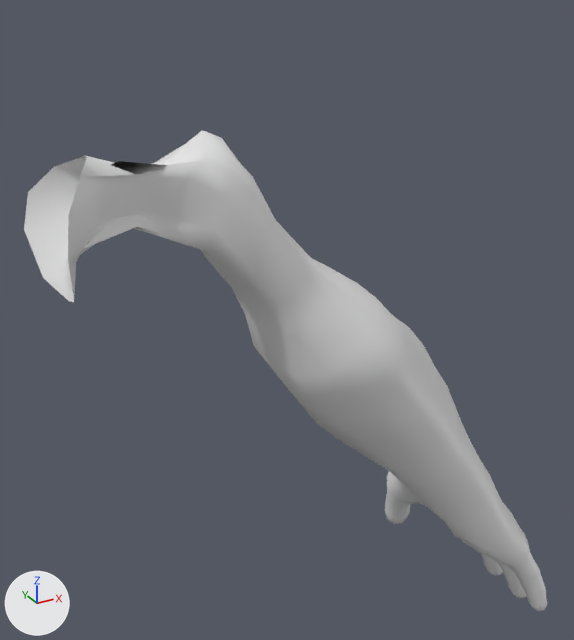
The FBX model Assets/Content/3Dmodels/Bodies/Humans/Males/Strong/3Dmodel_Body_Human_Male_Strong_ArmRight.fbx: old version first, new version second.
The view is the same before and after, from a camera (50 mm lens) standing at (0.026, -0.604, 1.564) and looking at (0.383, 0.046, 1.238). Every picture has the same lights, and +X, +Y and +Z are marked at lower left. The older version comes first. Both versions are drawn at full value of the shape key 'BlendShape_Sleeves_RolledUp' of 'Body_Human_Male_Strong_ArmRight'; the numbers are the values there.

Script lines for the objects in view, before the commit:
```python
me_body_human_male_strong_armright = bpy.data.meshes.new('Body_Human_Male_Strong_ArmRight')
me_body_human_male_strong_armright.from_pydata(...)  # 765 vertices, 790 faces; spans x -0.683..-0.14, y -0.111..0.108, z 0.829..1.447
ob_body_human_male_strong_armright = bpy.data.objects.new('Body_Human_Male_Strong_ArmRight', me_body_human_male_strong_armright)
ob_body_human_male_strong_armright.location = (0.0, 0.0, 0.0)
ob_body_human_male_strong_armright.rotation_euler = (0.0, 0.0, 3.142)  # degrees (0, 0, 180)
```
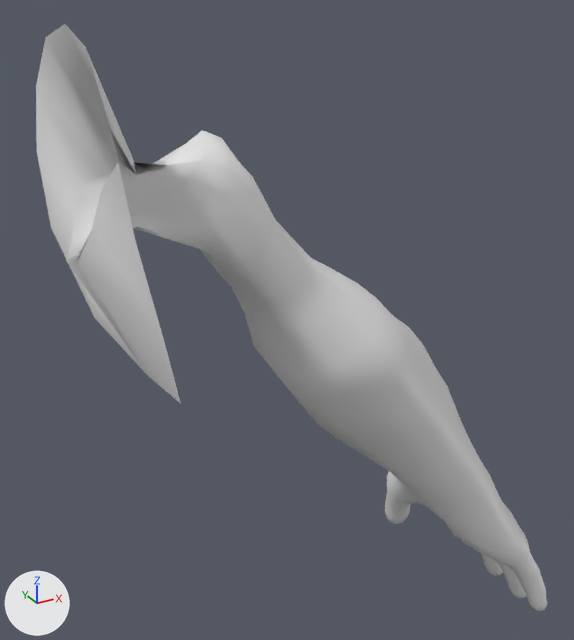
Boxes [x1, y1, x2, y2] around the edits, measured in the pictures (574 x 640 px; the box of a moved part takes in the faces that stretch with it):
```json
{"object": "Body_Human_Male_Strong_ArmRight", "change": "reshaped", "before": [24, 130, 547, 611], "after": [36, 24, 547, 611], "on screen": "22% taller"}
{"part": 1, "of": "me_body_human_male_strong_armright", "change": "moved or reshaped", "before": [24, 155, 136, 302], "after": [36, 24, 181, 403]}
```

Scene script edits in JSON lines:
```json
{"block": "me_body_human_male_strong_armright", "where": "# used by ob_body_human_male_strong_armright; location = (0.0, 0.0, 0.0); rotation_euler = (0.0, 0.0, 3.142), in degrees (0, 0, 180)"}
{"op": "remove", "block": "me_body_human_male_strong_armright", "code": "me_body_human_male_strong_armright.from_pydata(...)  # 765 vertices, 790 faces; spans x -0.683..-0.14, y -0.111..0.108, z 0.829..1.447"}
{"op": "add", "block": "me_body_human_male_strong_armright", "code": "me_body_human_male_strong_armright.from_pydata(...)  # 765 vertices, 790 faces; spans x -0.683..-0.156, y -0.135..0.133, z 0.829..1.53"}
{"block": "me_body_human_male_strong_armright", "change": "me_body_human_male_strong_armright part 1"}
{"op": "set", "path": "me_body_human_male_strong_armright.vertices[737].co", "old": "(-0.152, 0.041, 1.37)", "new": "(-0.189, 0.133, 1.334)", "note": "pixel (68, 258) -> pixel (163, 338)"}
{"op": "set", "path": "me_body_human_male_strong_armright.vertices[738].co", "old": "(-0.18, 0.009, 1.437)", "new": "(-0.175, 0.012, 1.53)", "note": "pixel (84, 155) -> pixel (65, 23)"}
{"op": "set", "path": "me_body_human_male_strong_armright.vertices[739].co", "old": "(-0.17, 0.03, 1.426)", "new": "(-0.171, 0.112, 1.473)", "note": "pixel (80, 176) -> pixel (110, 128)"}
{"op": "set", "path": "me_body_human_male_strong_armright.vertices[743].co", "old": "(-0.156, 0.028, 1.33)", "new": "(-0.216, 0.085, 1.252)", "note": "pixel (74, 302) -> pixel (181, 403)"}
{"op": "set", "path": "me_body_human_male_strong_armright.vertices[745].co", "old": "(-0.179, 0.018, 1.437)", "new": "(-0.174, 0.063, 1.518)", "note": "pixel (86, 157) -> pixel (85, 47)"}
{"op": "set", "path": "me_body_human_male_strong_armright.vertices[752].co", "old": "(-0.14, -0.051, 1.369)", "new": "(-0.178, -0.133, 1.343)", "note": "pixel (23, 229) -> pixel (50, 227)"}
{"op": "set", "path": "me_body_human_male_strong_armright.vertices[753].co", "old": "(-0.146, -0.046, 1.401)", "new": "(-0.174, -0.135, 1.414)", "note": "pixel (27, 192) -> pixel (36, 151)"}
{"op": "set", "path": "me_body_human_male_strong_armright.vertices[754].co", "old": "(-0.165, -0.026, 1.423)", "new": "(-0.174, -0.1, 1.475)", "note": "pixel (54, 166) -> pixel (36, 86)"}
{"op": "set", "path": "me_body_human_male_strong_armright.vertices[758].co", "old": "(-0.144, -0.021, 1.335)", "new": "(-0.194, -0.068, 1.272)", "note": "pixel (43, 277) -> pixel (94, 318)"}
{"op": "set", "path": "me_body_human_male_strong_armright.vertices[759].co", "old": "(-0.18, -0.007, 1.432)", "new": "(-0.173, -0.044, 1.517)", "note": "pixel (79, 157) -> pixel (45, 36)"}
{"op": "set", "path": "me_body_human_male_strong_armright.vertices[763].co", "old": "(-0.155, 0.012, 1.325)", "new": "(-0.217, 0.006, 1.239)", "note": "pixel (69, 301) -> pixel (148, 376)"}
{"op": "set", "path": "me_body_human_male_strong_armright.vertices[764].co", "old": "(-0.157, 0.036, 1.4)", "new": "(-0.175, 0.133, 1.407)", "note": "pixel (68, 215) -> pixel (135, 240)"}
```
